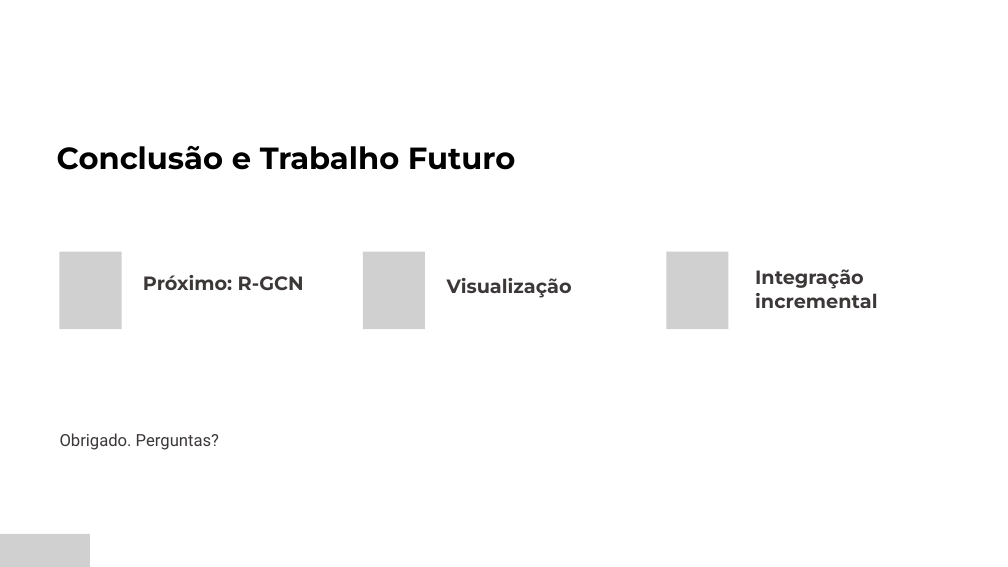
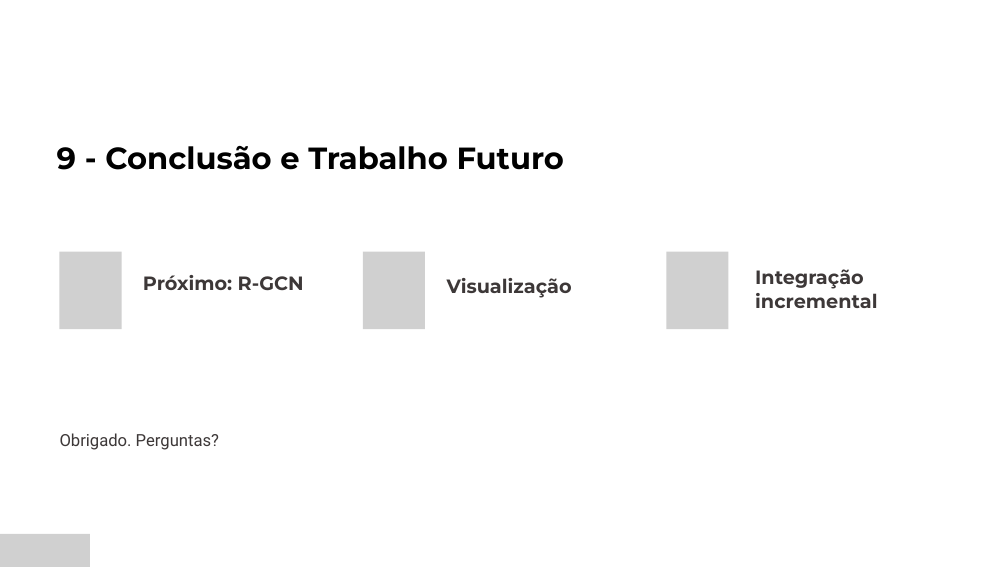
Before and after one commit to GoncaloGarranha/drug-recommender-system, a slide deck: slide 9 of docs/entregas/TFM-fase-desenvolvimento.pptx. Drawn at 1008x567 pixels with LibreOffice and Linux fonts; fonts in the diff are those of the drawing; grey boxes stand for pictures. Boxes give left, top, right and bottom in pixels: in the first picture for what was removed or moved away, otherwise in the second. Text is boxed around its words. In the diff, an @@ line names an element or a change of style, - is before the commit and + after.

```diff
--- a/docs/entregas/TFM-fase-desenvolvimento.pptx
+++ b/docs/entregas/TFM-fase-desenvolvimento.pptx
@@ text at (57, 146, 564, 170): text changed @@
-Conclusão e Trabalho Futuro
+9 - Conclusão e Trabalho Futuro
```
Also in this commit, not shown: 3 other slides changed.
